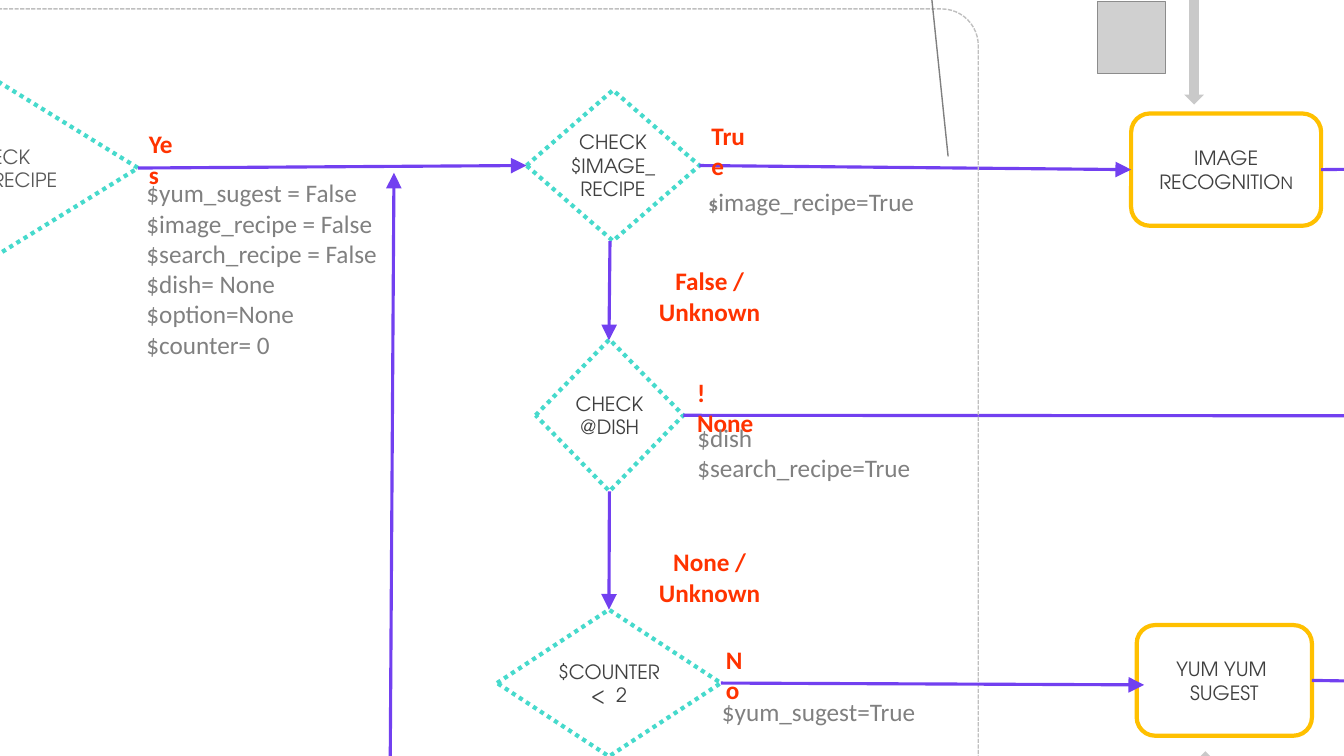
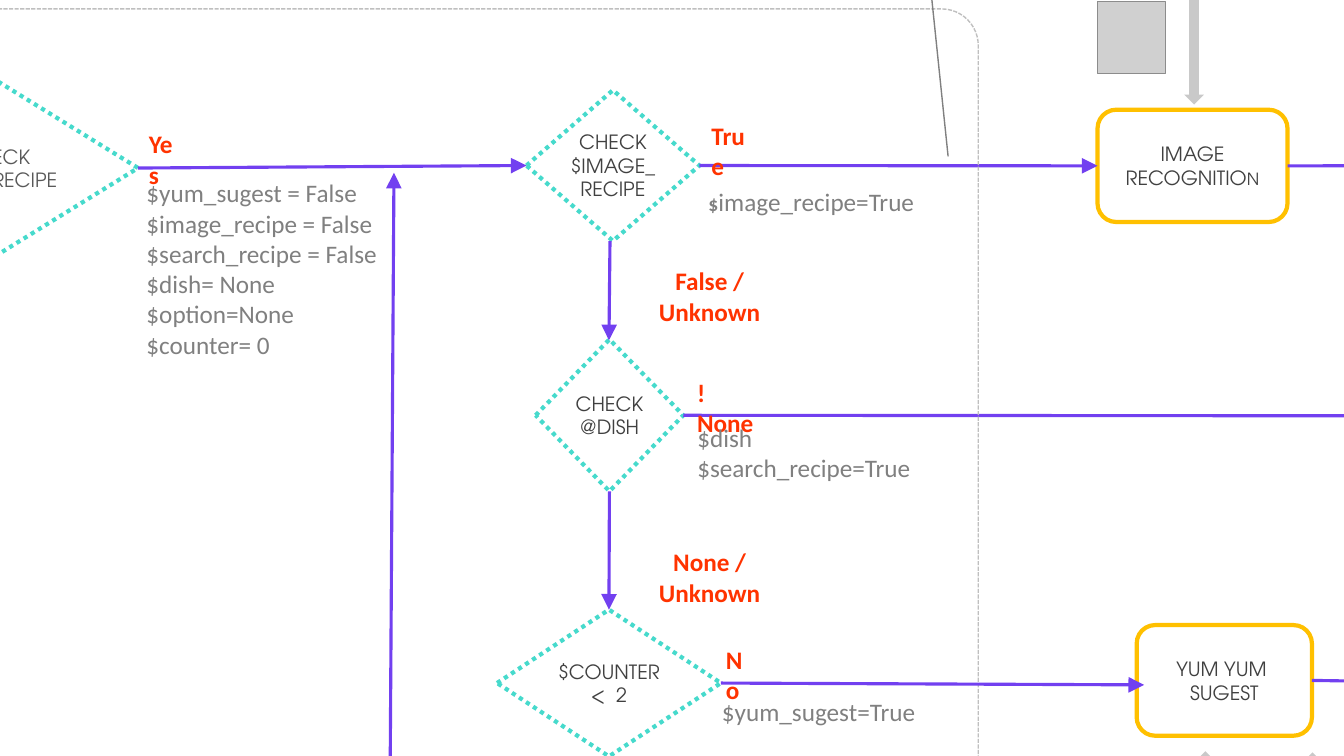
Before and after one commit to inmperfer/TFM, a slide deck: slide 5 of memoria/images/diagrama intenciones.pptx. Drawn at 1344x756 pixels with LibreOffice and Linux fonts; fonts in the diff are those of the drawing; grey boxes stand for pictures; background and template pictures are left out. Boxes give left, top, right and bottom in pixels: in the first picture for what was removed or moved away, otherwise in the second. Text is boxed around its words. In the diff, an @@ line names an element or a change of style, - is before the commit and + after.

```diff
--- a/memoria/images/diagrama intenciones.pptx
+++ b/memoria/images/diagrama intenciones.pptx
@@ rounded rectangle "IMAGE": place and size @@
-rounded rectangle "IMAGE" at <box>1131,114,1322,226</box>
+rounded rectangle "IMAGE" at <box>1098,110,1289,222</box>
@@ arrow moved from (700, 165) - (1131, 169) to (700, 165) - (1098, 166) @@
@@ arrow moved from (1322, 169) - (1344, 165) to (1288, 166) - (1344, 165) @@
@@ left right arrow added at <box>1303,753,1323,756</box>, fill #C9C9C9 @@
```
Also in this commit, not shown: 1 other slide changed, 2 other files.
